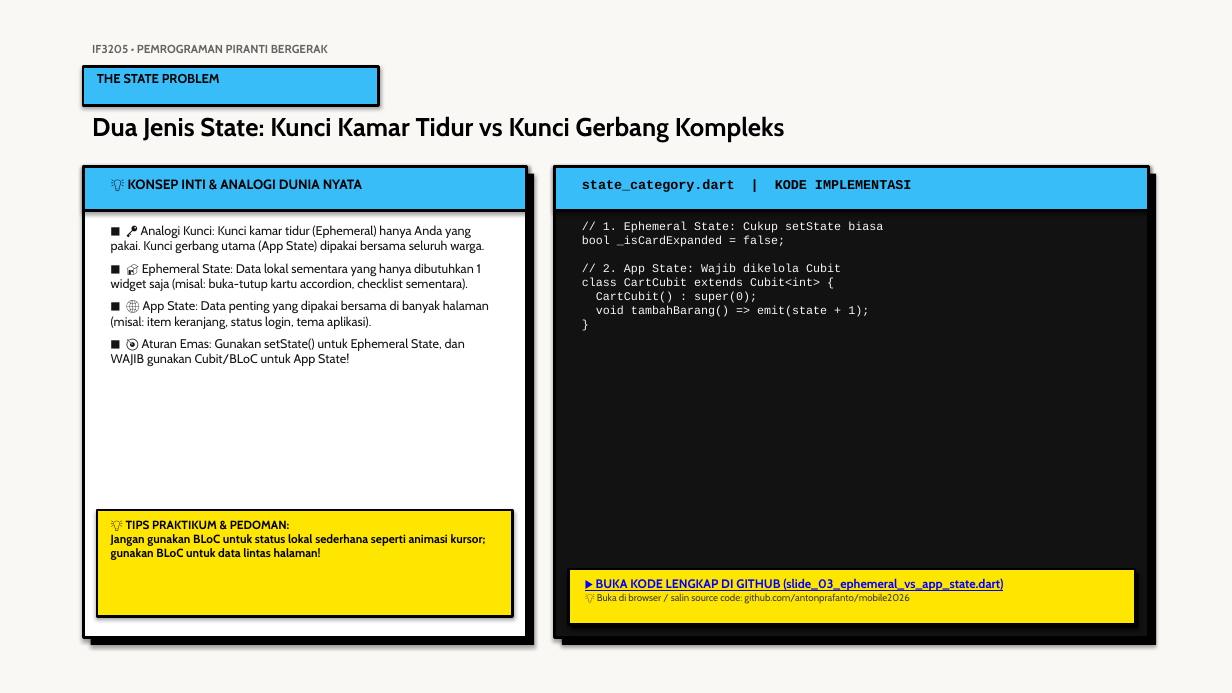
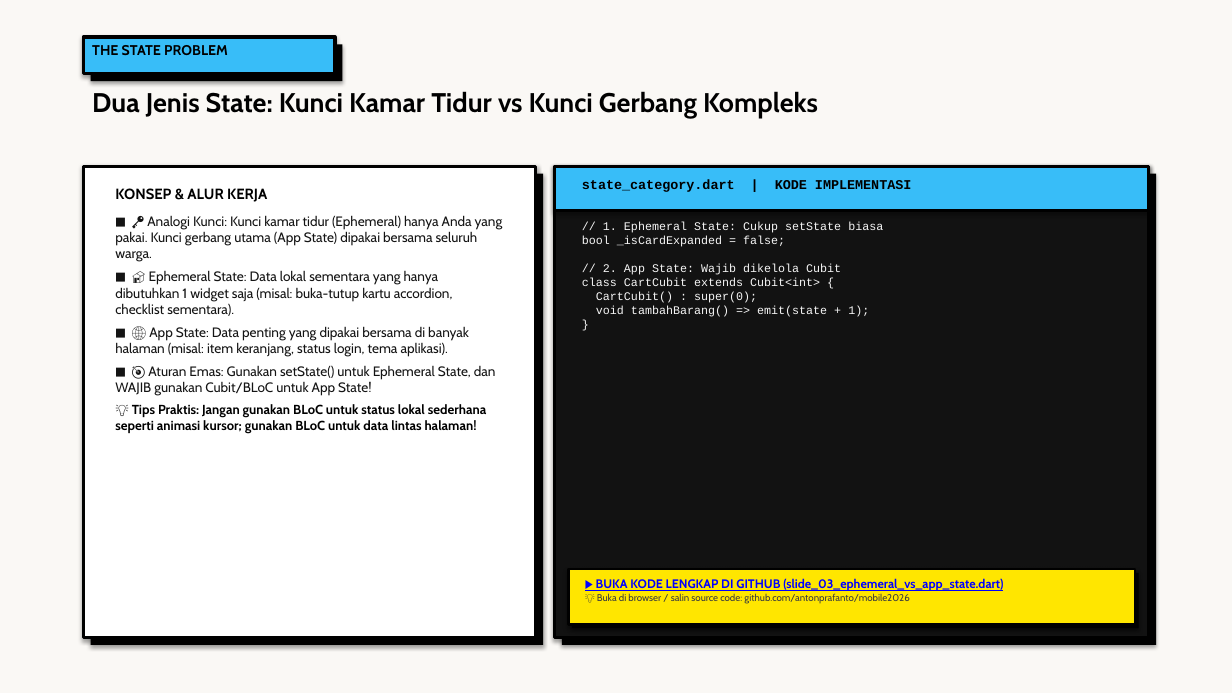
Before and after one commit to antonprafanto/mobile2026, a slide deck: slide 3 of 03_slide_presentasi/PERTEMUAN_06_State_Management_Cubit_dan_BLoC.pptx. Drawn at 1232x693 pixels with LibreOffice and Linux fonts; fonts in the diff are those of the drawing. Boxes give left, top, right and bottom in pixels: in the first picture for what was removed or moved away, otherwise in the second. Text is boxed around its words. In the diff, an @@ line names an element or a change of style, - is before the commit and + after.

Commit message:
style(presentation): standardisasi tipografi dan ukuran font seluruh slide P1-P3 dan P5-P7 sesuai standar emas PPT 4

```diff
--- a/03_slide_presentasi/PERTEMUAN_06_State_Management_Cubit_dan_BLoC.pptx
+++ b/03_slide_presentasi/PERTEMUAN_06_State_Management_Cubit_dan_BLoC.pptx
@@ text "THE STATE PROBLEM": place and size @@
-text "THE STATE PROBLEM" at (97,74,220,83)
+text "THE STATE PROBLEM" at (92,45,228,56)
@@ text "THE STATE PROBLEM" at (92,45,228,56): size 10 to 11 pt @@
@@ rectangle added at (83,37,335,74), fill #38BDF8, outline #000000 2.5 pt @@
@@ rectangle: place and size @@
-rectangle at (83,67,379,105)
+rectangle at (91,44,343,81)
@@ rectangle at (91,44,343,81): fill #38BDF8 to #000000; outline #000000 2 pt to none @@
@@ text removed at (92,45,328,53) @@
-IF3205 • PEMROGRAMAN PIRANTI BERGERAK
@@ text "Dua Jenis State: Kunci Kamar ...": place and size @@
-text "Dua Jenis State: Kunci Kamar ..." at (92,116,785,142)
+text "Dua Jenis State: Kunci Kamar ..." at (92,91,818,119)
@@ text "Dua Jenis State: Kunci Kamar ..." at (92,91,818,119): size 20 to 21 pt @@
@@ rectangle: place and size @@
-rectangle at (83,166,527,638)
+rectangle at (83,166,536,638)
@@ rectangle removed at (83,166,527,211) @@
@@ rectangle: place and size @@
-rectangle at (91,174,534,645)
+rectangle at (91,174,543,645)
@@ text removed at (128,179,362,189) @@
-💡 KONSEP INTI & ANALOGI DUNIA NYATA
@@ text "KONSEP & ALUR KERJA": place and size @@
-text "KONSEP & ALUR KERJA" at (111,225,489,366)
+text "KONSEP & ALUR KERJA" at (115,188,503,434)
@@ text at (115,188,267,202): paragraph added @@
+KONSEP & ALUR KERJA
@@ text at (115,215,503,396): size 9.8 to 10.6 pt in "■ 🔑 Analogi Kunci: Kunci kamar tidur ...", "■ 🏠 Ephemeral State: Data lokal sementara ...", "■ 🌐 App State: Data penting yang ...", "■ 🎯 Aturan Emas: Gunakan setState() untuk ..."; less space between paragraphs @@
@@ text at (115,404,486,434): paragraph added @@
+💡 Tips Praktis: Jangan gunakan BLoC untuk status lokal sederhana seperti animasi kursor; gunakan BLoC untuk data lintas halaman!
@@ rectangle removed at (97,510,513,616) @@
@@ text removed at (111,520,486,560) @@
-💡 TIPS PRAKTIKUM & PEDOMAN:
-Jangan gunakan BLoC untuk status lokal sederhana seperti animasi kursor; gunakan BLoC untuk data lintas halaman!
```
Also in this commit, not shown: 17 other slides changed, 11 other files.
